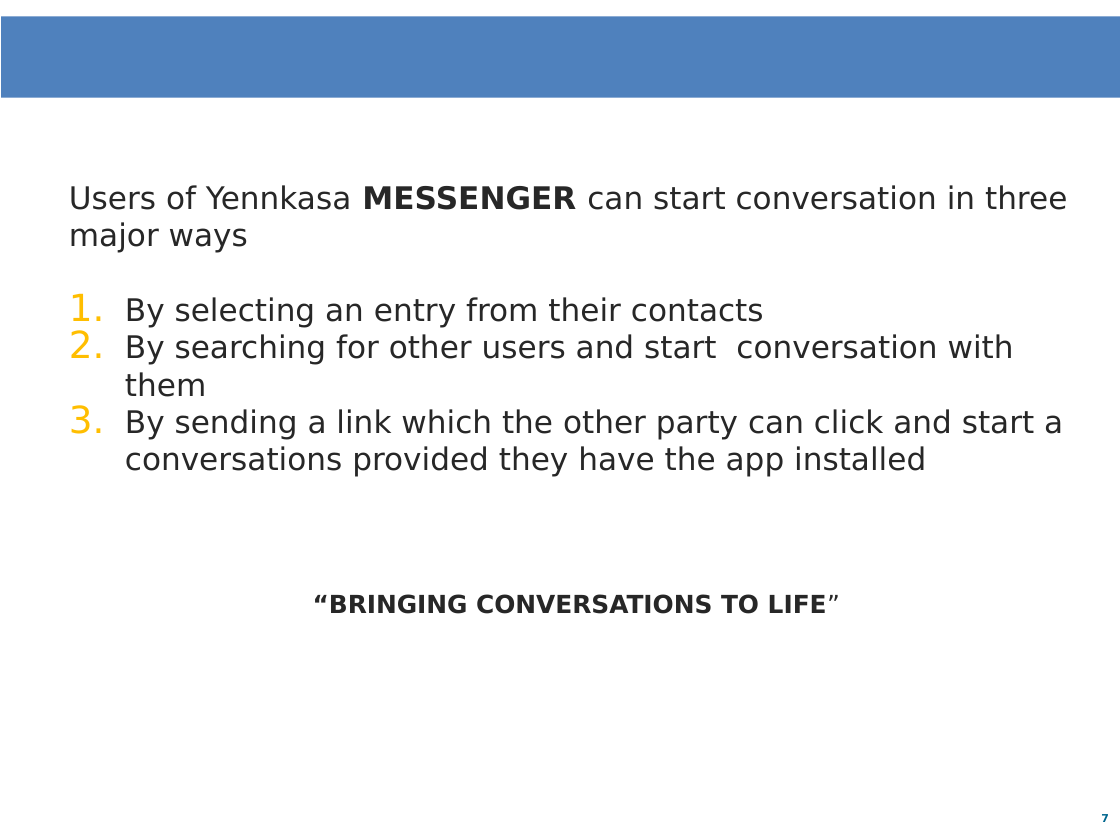
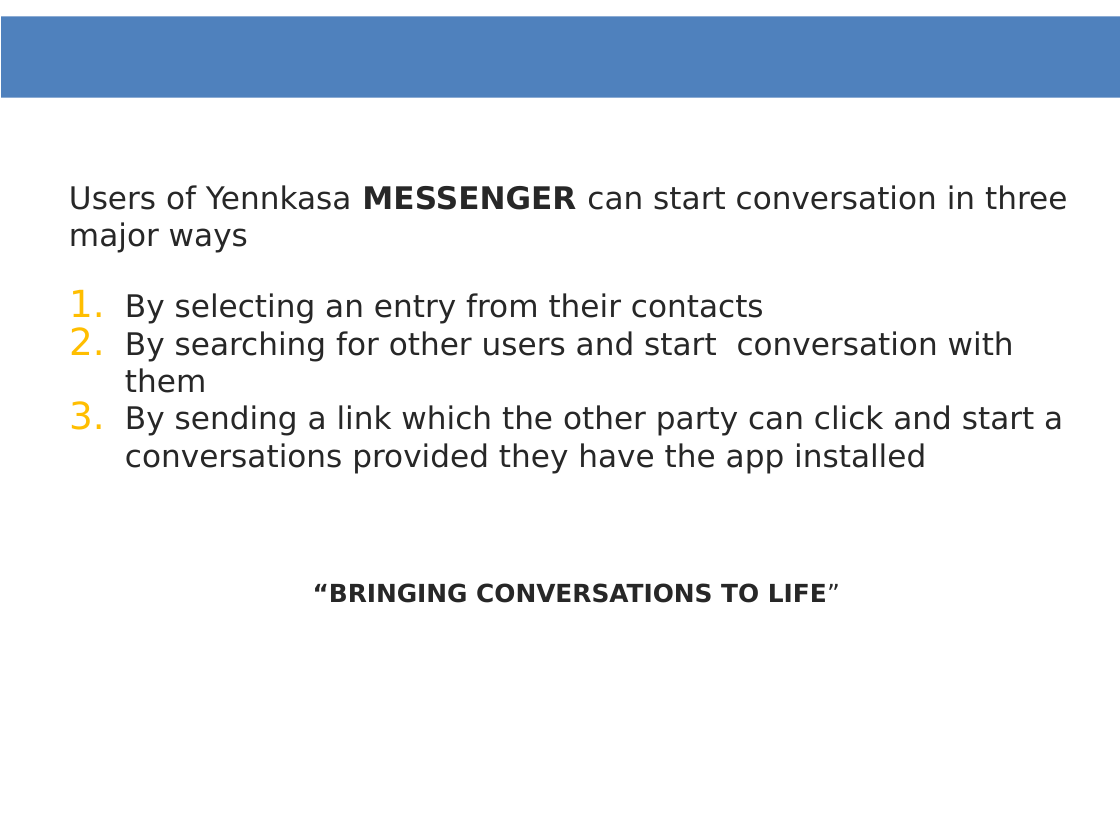
Before and after one commit to yaaminu/yennkasa-android, a slide deck: slide 7 of app-challenge presentation.pptx. Drawn at 1120x840 pixels with LibreOffice and Linux fonts; fonts in the diff are those of the drawing; background and template pictures are left out. Boxes give left, top, right and bottom in pixels: in the first picture for what was removed or moved away, otherwise in the second. Text is boxed around its words. In the diff, an @@ line names an element or a change of style, - is before the commit and + after.

Commit message:
fix the terms and condition link update app challenge presentation to use yennkasa

```diff
--- a/app-challenge presentation.pptx
+++ b/app-challenge presentation.pptx
@@ text "Users of Yennkasa MESSENGER can ..." rewrapped from (69,185,1067,614) to (69,185,1067,603) @@
@@ page number removed at (1101,814,1109,822) @@
-7
```
Also in this commit, not shown: 8 other slides changed, 2 other files.
